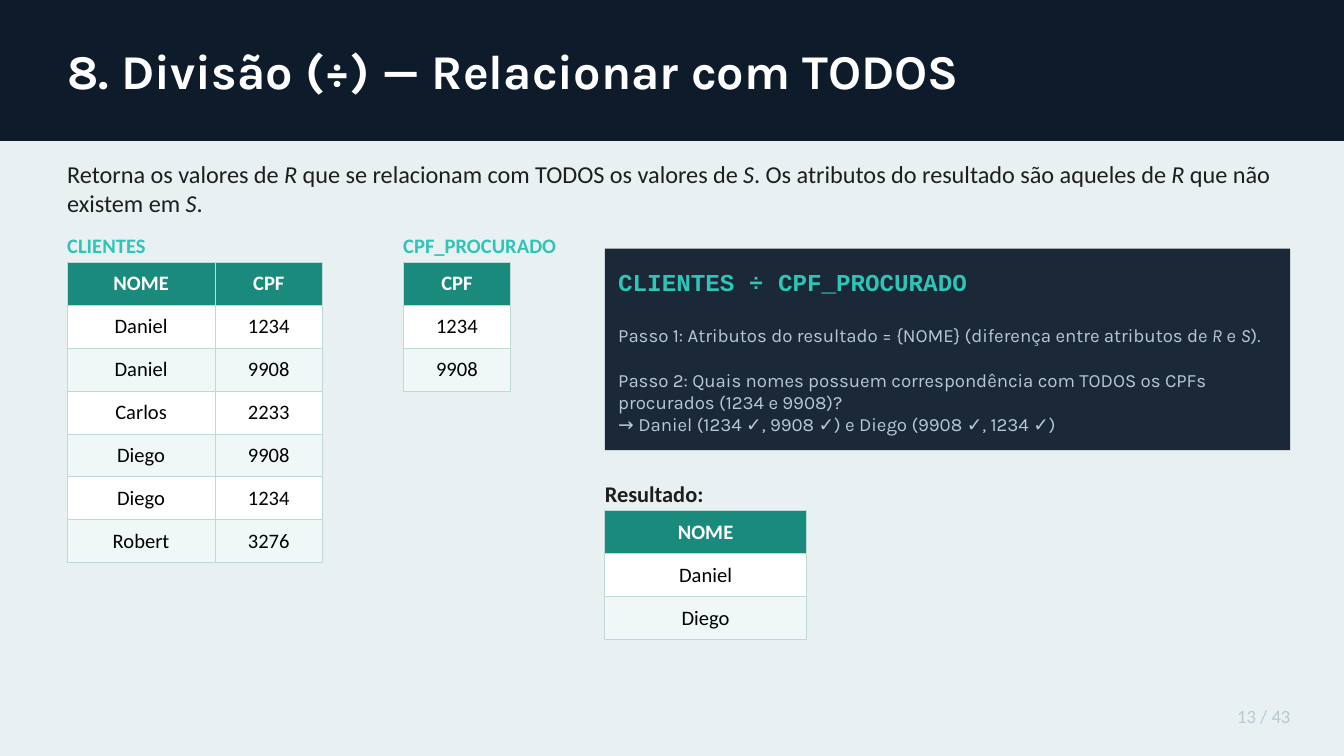
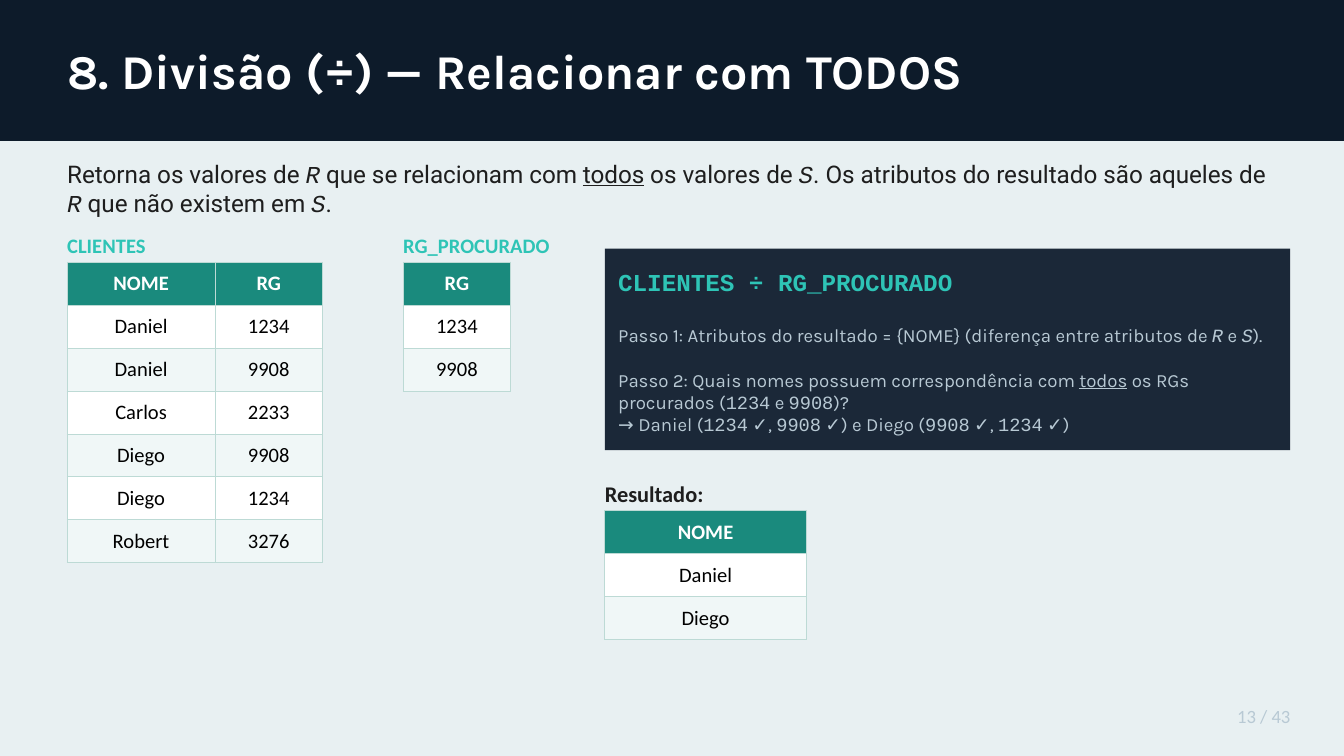
Before and after one commit to patrickaraujo/disc_BD, a slide deck: slide 15 of ARQ09/Bloco1/Algebra_Relacional_Teoria_e_Exercicios_v2.odp. Drawn at 1344x756 pixels with LibreOffice and Linux fonts; fonts in the diff are those of the drawing. Boxes give left, top, right and bottom in pixels: in the first picture for what was removed or moved away, otherwise in the second. Text is boxed around its words. In the diff, an @@ line names an element or a change of style, - is before the commit and + after.

```diff
--- a/ARQ09/Bloco1/Algebra_Relacional_Teoria_e_Exercicios_v2.odp
+++ b/ARQ09/Bloco1/Algebra_Relacional_Teoria_e_Exercicios_v2.odp
@@ text "8. Divisão (÷) — Relacionar ..." at [67,54,962,90]: font Karla to Courier New in "(÷)" @@
@@ text at [67,164,1266,217]: text changed; font Calibri to Roboto @@
-Retorna os valores de R que se relacionam com TODOS os valores de S. Os atributos do resultado são aqueles de R que não existem em S.
+Retorna os valores de R que se relacionam com todos os valores de S. Os atributos do resultado são aqueles de R que não existem em S.
@@ text at [403,239,549,256]: text changed @@
-CPF_PROCURADO
+RG_PROCURADO
@@ table at [67,262,323,563] @@
-row 1, column 2: CPF
+row 1, column 2: RG
@@ table at [403,262,511,391] @@
-row 1, column 1: CPF
+row 1, column 1: RG
@@ text at [618,275,952,294]: text changed @@
-CLIENTES ÷ CPF_PROCURADO
+CLIENTES ÷ RG_PROCURADO
@@ text at [618,328,1263,436]: font Karla to Courier New in "R S).", "(1234 9908 (9908 1234" @@
@@ text at [618,373,1189,414]: text changed @@
-Passo 2: Quais nomes possuem correspondência com TODOS os CPFs procurados (1234 e 9908)?
+Passo 2: Quais nomes possuem correspondência com todos os RGs procurados (1234 e 9908)?
```
Also in this commit, not shown: 14 other slides changed, 1 other file.
